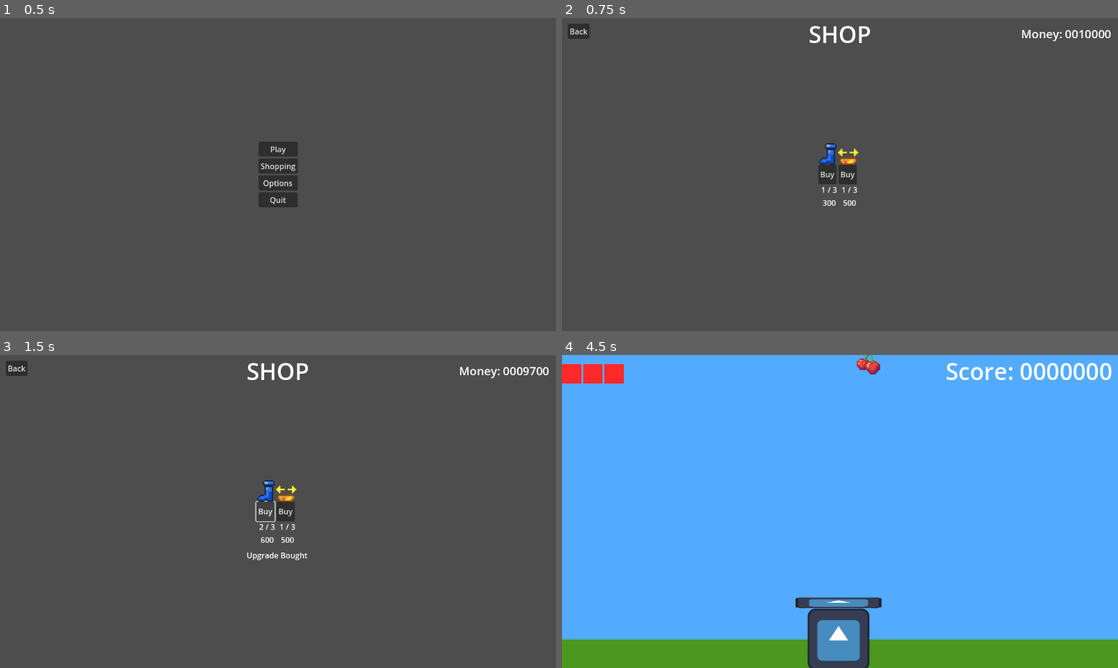
Above: before the commit, frames 1-4 (two rows, left to right).
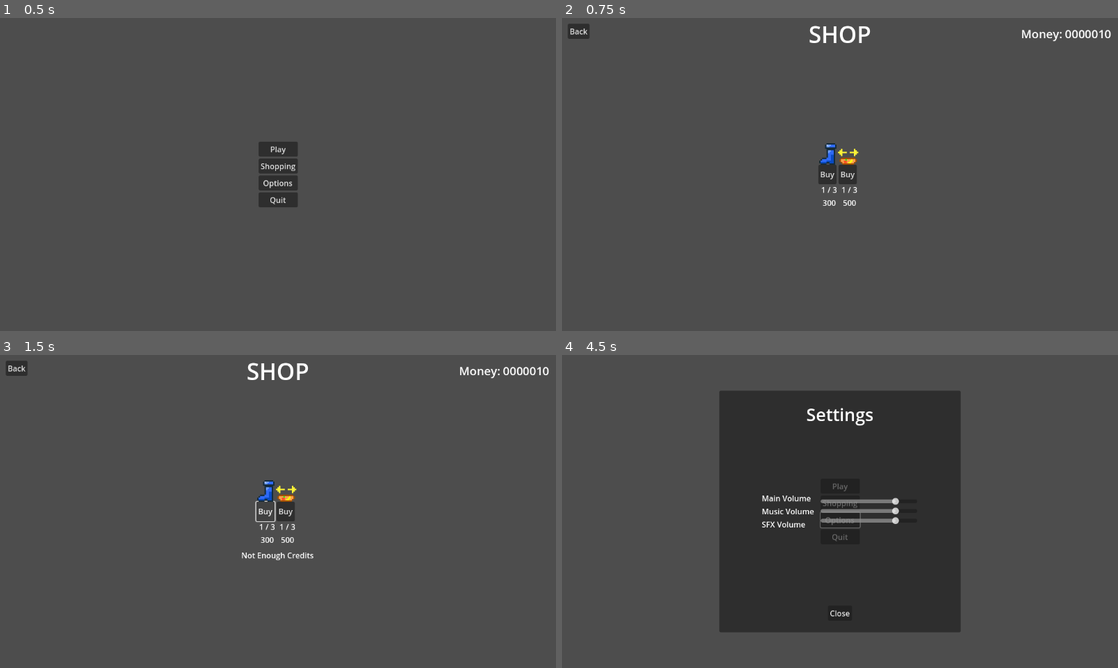
Above: after the commit, the same moments.

Repository: guilhermeSciascio00/FruitDrop
Game: Godot game, scene res://Scenes/main_menu.tscn
Same seed, same stepped clock (60 frames per second), same inputs: the game is played once before the commit and once after it. The engine's default icon, where the game draws it, is replaced by a stand-in: a white triangle on a blue panel in a dark square.
Inputs:
- Up to frame 1 (0.5 s): no input
- Up to frame 2 (0.75 s): click "Shopping" at 0.5 s
- Up to frame 3 (1.5 s): click "Buy" at 1.25 s
- Up to frame 4 (4.5 s): click "Buy" at 2 s; click "Back" at 2.75 s; click "Options" at 3.5 s; click "Play" at 4.25 s

Frame 1 is identical in both runs. In frame 2, less than 0.1% of the frame differs, in the area x 93-98%, y 3-7%; in frame 3, 0.2%; in frame 4, 99%, in the area x 0-100%, y 0-100%.

Commit message:
Game Menus
Now the game has all menus, settings, game over and pause. The only one that isn't fully working yet is the settings
menu, because the buses still have to be modified when the sliders change. Despite that, everything else is fully
functional.

Diff:
--- a/fruit-drop/Scenes/game_scene.tscn
+++ b/fruit-drop/Scenes/game_scene.tscn
@@ -6,6 +6,7 @@
 [ext_resource type="PackedScene" uid="uid://l6ixcys8qwp6" path="res://Scenes/player.tscn" id="2_b6fju"]
 [ext_resource type="PackedScene" uid="uid://3co0fhih7al" path="res://Scenes/Item_cleaner.tscn" id="3_6h5vk"]
 [ext_resource type="Texture2D" uid="uid://dach7doks42md" path="res://Sprites/fruibowl.png" id="3_rgj8m"]
+[ext_resource type="PackedScene" uid="uid://1xmxt0xu4edn" path="res://Scenes/in_game_menus.tscn" id="4_2fmhe"]
 
 [node name="GameScene" type="Node2D"]
 script = ExtResource("1_fiftr")
@@ -83,6 +84,8 @@
 texture = ExtResource("3_rgj8m")
 expand_mode = 4
 
+[node name="inGameMenus" parent="GameUI/CanvasLayer" instance=ExtResource("4_2fmhe")]
+
 [node name="ItemSpawner" parent="." instance=ExtResource("1_x87qo")]
 spawn_offset = 80.0
 
@@ -94,6 +97,8 @@
 [node name="ItemCleaner" parent="." instance=ExtResource("3_6h5vk")]
 position = Vector2(0, 794)
 
+[connection signal="on_game_paused" from="." to="GameUI/CanvasLayer/inGameMenus" method="_on_game_scene_on_game_paused"]
 [connection signal="on_damage_taken" from="Player" to="." method="_on_player_on_damage_taken"]
+[connection signal="on_game_over" from="Player" to="GameUI/CanvasLayer/inGameMenus" method="_on_player_on_game_over"]
 [connection signal="on_game_over" from="Player" to="ItemSpawner" method="_on_player_on_game_over"]
 [connection signal="on_powerup_taken" from="Player" to="." method="_on_player_on_powerup_taken"]
--- /dev/null
+++ b/fruit-drop/Scenes/in_game_menus.tscn
@@ -0,0 +1,122 @@
+[gd_scene load_steps=2 format=3 uid="uid://1xmxt0xu4edn"]
+
+[ext_resource type="Script" uid="uid://8cbn5ehdg1bv" path="res://Scripts/in_game_menus.gd" id="1_ubkrn"]
+
+[node name="inGameMenus" type="Control"]
+layout_mode = 3
+anchors_preset = 15
+anchor_right = 1.0
+anchor_bottom = 1.0
+grow_horizontal = 2
+grow_vertical = 2
+script = ExtResource("1_ubkrn")
+
+[node name="PauseMenu" type="MarginContainer" parent="."]
+visible = false
+layout_mode = 1
+anchors_preset = 15
+anchor_right = 1.0
+anchor_bottom = 1.0
+grow_horizontal = 2
+grow_vertical = 2
+theme_override_constants/margin_top = 0
+
+[node name="MenuBG" type="Panel" parent="PauseMenu"]
+layout_mode = 2
+
+[node name="MarginContainer" type="MarginContainer" parent="PauseMenu"]
+layout_mode = 2
+theme_override_constants/margin_top = 24
+
+[node name="MenuTitle" type="RichTextLabel" parent="PauseMenu/MarginContainer"]
+custom_minimum_size = Vector2(450, 100)
+layout_mode = 2
+size_flags_horizontal = 4
+size_flags_vertical = 0
+theme_override_font_sizes/normal_font_size = 48
+text = "Game paused"
+autowrap_mode = 0
+horizontal_alignment = 1
+
+[node name="VBoxContainer" type="VBoxContainer" parent="PauseMenu/MarginContainer"]
+custom_minimum_size = Vector2(200, 200)
+layout_mode = 2
+size_flags_horizontal = 4
+size_flags_vertical = 4
+
+[node name="ResumeBTN" type="Button" parent="PauseMenu/MarginContainer/VBoxContainer"]
+layout_mode = 2
+theme_override_font_sizes/font_size = 24
+text = "Resume"
+
+[node name="RestartBTN" type="Button" parent="PauseMenu/MarginContainer/VBoxContainer"]
+layout_mode = 2
+theme_override_font_sizes/font_size = 24
+text = "Restart"
+
+[node name="BackToMenuBTN" type="Button" parent="PauseMenu/MarginContainer/VBoxContainer"]
+layout_mode = 2
+theme_override_font_sizes/font_size = 24
+text = "Back to Menu"
+
+[node name="Warning" type="RichTextLabel" parent="PauseMenu/MarginContainer/VBoxContainer"]
+visible = false
+custom_minimum_size = Vector2(200, 50)
+layout_mode = 2
+theme_override_font_sizes/normal_font_size = 18
+text = "Current progress will be lost"
+fit_content = true
+autowrap_mode = 2
+
+[node name="GameOver" type="MarginContainer" parent="."]
+visible = false
+layout_mode = 1
+anchors_preset = 15
+anchor_right = 1.0
+anchor_bottom = 1.0
+grow_horizontal = 2
+grow_vertical = 2
+theme_override_constants/margin_top = 0
+
+[node name="MenuBG" type="Panel" parent="GameOver"]
+layout_mode = 2
+
+[node name="MarginContainer" type="MarginContainer" parent="GameOver"]
+layout_mode = 2
+theme_override_constants/margin_top = 24
+
+[node name="MenuTitle" type="RichTextLabel" parent="GameOver/MarginContainer"]
+custom_minimum_size = Vector2(450, 100)
+layout_mode = 2
+size_flags_horizontal = 4
+size_flags_vertical = 0
+theme_override_font_sizes/normal_font_size = 48
+text = "Game Over !"
+autowrap_mode = 0
+horizontal_alignment = 1
+
+[node name="VBoxContainer" type="VBoxContainer" parent="GameOver/MarginContainer"]
+custom_minimum_size = Vector2(200, 200)
+layout_mode = 2
+size_flags_horizontal = 4
+size_flags_vertical = 4
+
+[node name="RestartBTN" type="Button" parent="GameOver/MarginContainer/VBoxContainer"]
+layout_mode = 2
+theme_override_font_sizes/font_size = 24
+text = "Play Again"
+
+[node name="BackToMenuBTN" type="Button" parent="GameOver/MarginContainer/VBoxContainer"]
+layout_mode = 2
+theme_override_font_sizes/font_size = 24
+text = "Back to Menu"
+
+[connection signal="pressed" from="PauseMenu/MarginContainer/VBoxContainer/ResumeBTN" to="." method="_on_resume_btn_pressed"]
+[connection signal="mouse_entered" from="PauseMenu/MarginContainer/VBoxContainer/RestartBTN" to="." method="_on_restart_btn_mouse_entered"]
+[connection signal="mouse_exited" from="PauseMenu/MarginContainer/VBoxContainer/RestartBTN" to="." method="_on_restart_btn_mouse_exited"]
+[connection signal="pressed" from="PauseMenu/MarginContainer/VBoxContainer/RestartBTN" to="." method="_on_restart_btn_pressed"]
+[connection signal="mouse_entered" from="PauseMenu/MarginContainer/VBoxContainer/BackToMenuBTN" to="." method="_on_back_to_menu_btn_mouse_entered"]
+[connection signal="mouse_exited" from="PauseMenu/MarginContainer/VBoxContainer/BackToMenuBTN" to="." method="_on_back_to_menu_btn_mouse_exited"]
+[connection signal="pressed" from="PauseMenu/MarginContainer/VBoxContainer/BackToMenuBTN" to="." method="_on_back_to_menu_btn_pressed"]
+[connection signal="pressed" from="GameOver/MarginContainer/VBoxContainer/RestartBTN" to="." method="_on_restart_btn_pressed"]
+[connection signal="pressed" from="GameOver/MarginContainer/VBoxContainer/BackToMenuBTN" to="." method="_on_back_to_menu_btn_pressed"]
--- a/fruit-drop/Scenes/main_menu.tscn
+++ b/fruit-drop/Scenes/main_menu.tscn
@@ -21,21 +21,104 @@
 grow_vertical = 2
 alignment = 1
 
-[node name="Button" type="Button" parent="CanvasLayer/VBoxContainer"]
+[node name="PlayBTN" type="Button" parent="CanvasLayer/VBoxContainer"]
 layout_mode = 2
 text = "Play"
 
-[node name="Button2" type="Button" parent="CanvasLayer/VBoxContainer"]
+[node name="ShoppingBTN" type="Button" parent="CanvasLayer/VBoxContainer"]
 layout_mode = 2
 text = "Shopping"
 
-[node name="Button3" type="Button" parent="CanvasLayer/VBoxContainer"]
+[node name="OptionsBTN" type="Button" parent="CanvasLayer/VBoxContainer"]
 layout_mode = 2
 text = "Options"
 
-[node name="Button4" type="Button" parent="CanvasLayer/VBoxContainer"]
+[node name="QuitBTN" type="Button" parent="CanvasLayer/VBoxContainer"]
 layout_mode = 2
 text = "Quit"
 
-[connection signal="pressed" from="CanvasLayer/VBoxContainer/Button" to="." method="_on_button_pressed"]
-[connection signal="pressed" from="CanvasLayer/VBoxContainer/Button2" to="." method="_on_button_2_pressed"]
+[node name="SettingsMenu" type="MarginContainer" parent="CanvasLayer"]
+visible = false
+anchors_preset = 15
+anchor_right = 1.0
+anchor_bottom = 1.0
+grow_horizontal = 2
+grow_vertical = 2
+
+[node name="SettingsPopUp" type="Panel" parent="CanvasLayer/SettingsMenu"]
+custom_minimum_size = Vector2(500, 500)
+layout_mode = 2
+size_flags_horizontal = 4
+size_flags_vertical = 4
+
+[node name="MarginContainer" type="MarginContainer" parent="CanvasLayer/SettingsMenu/SettingsPopUp"]
+layout_mode = 1
+anchors_preset = 15
+anchor_right = 1.0
+anchor_bottom = 1.0
+grow_horizontal = 2
+grow_vertical = 2
+theme_override_constants/margin_top = 24
+theme_override_constants/margin_bottom = 24
+
+[node name="RichTextLabel" type="RichTextLabel" parent="CanvasLayer/SettingsMenu/SettingsPopUp/MarginContainer"]
+layout_mode = 2
+theme_override_font_sizes/normal_font_size = 36
+text = "Settings"
+horizontal_alignment = 1
+
+[node name="HBoxContainer" type="HBoxContainer" parent="CanvasLayer/SettingsMenu/SettingsPopUp/MarginContainer"]
+layout_mode = 2
+size_flags_horizontal = 4
+size_flags_vertical = 4
+
+[node name="SlidersLabels" type="VBoxContainer" parent="CanvasLayer/SettingsMenu/SettingsPopUp/MarginContainer/HBoxContainer"]
+custom_minimum_size = Vector2(117.595, 50)
+layout_mode = 2
+size_flags_horizontal = 4
+size_flags_vertical = 4
+
+[node name="MainVolume" type="RichTextLabel" parent="CanvasLayer/SettingsMenu/SettingsPopUp/MarginContainer/HBoxContainer/SlidersLabels"]
+custom_minimum_size = Vector2(50, 23)
+layout_mode = 2
+text = "Main Volume"
+
+[node name="MusicVolume" type="RichTextLabel" parent="CanvasLayer/SettingsMenu/SettingsPopUp/MarginContainer/HBoxContainer/SlidersLabels"]
+custom_minimum_size = Vector2(50, 23)
+layout_mode = 2
+text = "Music Volume"
+
+[node name="SfxVolume" type="RichTextLabel" parent="CanvasLayer/SettingsMenu/SettingsPopUp/MarginContainer/HBoxContainer/SlidersLabels"]
+custom_minimum_size = Vector2(50, 23)
+layout_mode = 2
+text = "SFX Volume"
+
+[node name="VolumeSliders" type="VBoxContainer" parent="CanvasLayer/SettingsMenu/SettingsPopUp/MarginContainer/HBoxContainer"]
+custom_minimum_size = Vector2(200, 50)
+layout_mode = 2
+size_flags_horizontal = 4
+size_flags_vertical = 4
+
+[node name="HSlider" type="HSlider" parent="CanvasLayer/SettingsMenu/SettingsPopUp/MarginContainer/HBoxContainer/VolumeSliders"]
+layout_mode = 2
+value = 80.0
+
+[node name="HSlider2" type="HSlider" parent="CanvasLayer/SettingsMenu/SettingsPopUp/MarginContainer/HBoxContainer/VolumeSliders"]
+layout_mode = 2
+value = 80.0
+
+[node name="HSlider3" type="HSlider" parent="CanvasLayer/SettingsMenu/SettingsPopUp/MarginContainer/HBoxContainer/VolumeSliders"]
+layout_mode = 2
+value = 80.0
+
+[node name="CloseBTN" type="Button" parent="CanvasLayer/SettingsMenu/SettingsPopUp/MarginContainer"]
+layout_mode = 2
+size_flags_horizontal = 4
+size_flags_vertical = 8
+text = "Close"
+
+[connection signal="pressed" from="CanvasLayer/VBoxContainer/PlayBTN" to="." method="_on_playBTN_pressed"]
+[connection signal="pressed" from="CanvasLayer/VBoxContainer/ShoppingBTN" to="." method="_on_shoppingBTN_pressed"]
+[connection signal="pressed" from="CanvasLayer/VBoxContainer/OptionsBTN" to="." method="_on_optionsBTN_pressed"]
+[connection signal="pressed" from="CanvasLayer/VBoxContainer/QuitBTN" to="." method="_on_quitBTN_pressed"]
+[connection signal="pressed" from="CanvasLayer/SettingsMenu/SettingsPopUp/MarginContainer/CloseBTN" to="." method="_on_close_btn_pressed"]
--- a/fruit-drop/Scripts/GameScene.gd
+++ b/fruit-drop/Scripts/GameScene.gd
@@ -9,10 +9,16 @@
 @onready var speed_pw: TextureRect = $GameUI/CanvasLayer/Powerups/Speed_PW
 @onready var size_pw: TextureRect = $GameUI/CanvasLayer/Powerups/Size_PW
 
+signal on_game_paused
+
 func _ready() -> void:
 	CurrencyManager.on_score_added.connect(update_score)
 	update_score()
 	lives_container = lives.get_children() if lives.get_child_count() > 0 else []
+
+func _process(_delta: float) -> void:
+	if Input.is_action_just_pressed("GamePause"):
+		pause_game()
 
 func update_score() -> void:
 	score_text.text = "Score: %s " % str(CurrencyManager.current_score).pad_zeros(7)
@@ -39,3 +45,11 @@
 			speed_pw.visible = !turnOff
 		ItemRes.powerup_types.SIZE_INCREASE:
 			size_pw.visible = !turnOff
+
+func pause_game() -> void:
+	if Engine.time_scale == 1:
+		on_game_paused.emit()
+		Engine.time_scale = 0
+	else:
+		on_game_paused.emit()
+		Engine.time_scale = 1
--- a/fruit-drop/Scripts/currency_manager.gd
+++ b/fruit-drop/Scripts/currency_manager.gd
@@ -2,7 +2,7 @@
 
 var current_score : int = 0
 var high_score : int = 0
-var money_amount : int = 10000
+var money_amount : int = 10
 
 const MAX_SCORE_ADD : int = 500
 const MAX_SCORE_CAP : int = 9999999
@@ -19,3 +19,6 @@
 
 	if current_score < 0 or current_score - score_amount < 0:
 		current_score = 0
+
+func reset_score() -> void:
+	current_score = 0
--- /dev/null
+++ b/fruit-drop/Scripts/in_game_menus.gd
@@ -0,0 +1,49 @@
+class_name InGameMenus extends Control
+
+#references
+@onready var warning: RichTextLabel = $PauseMenu/MarginContainer/VBoxContainer/Warning
+@onready var main_menu_scene : PackedScene = load("res://Scenes/main_menu.tscn")
+@onready var pause_menu: MarginContainer = $PauseMenu
+@onready var game_over: MarginContainer = $GameOver
+
+
+func _on_restart_btn_mouse_entered() -> void:
+	show_hide_warning_text()
+
+func _on_restart_btn_mouse_exited() -> void:
+	show_hide_warning_text()
+
+func _on_back_to_menu_btn_mouse_entered() -> void:
+	show_hide_warning_text()
+
+func _on_back_to_menu_btn_mouse_exited() -> void:
+	show_hide_warning_text()
+
+func show_hide_warning_text() -> void:
+	warning.visible = !warning.visible
+
+func _on_resume_btn_pressed() -> void:
+	Engine.time_scale = 1
+	show_hide_pause_menu()
+
+func _on_back_to_menu_btn_pressed() -> void:
+	get_tree().change_scene_to_packed(main_menu_scene)
+	Engine.time_scale = 1
+	CurrencyManager.reset_score()
+
+func _on_restart_btn_pressed() -> void:
+	get_tree().reload_current_scene()
+	Engine.time_scale = 1
+	CurrencyManager.reset_score()
+
+func show_hide_pause_menu() -> void:
+	pause_menu.visible = !pause_menu.visible
+
+func show_hide_game_over() -> void:
+	game_over.visible = !game_over.visible
+
+func _on_game_scene_on_game_paused() -> void:
+	show_hide_pause_menu()
+
+func _on_player_on_game_over() -> void:
+	show_hide_game_over()
--- a/fruit-drop/Scripts/main_menu.gd
+++ b/fruit-drop/Scripts/main_menu.gd
@@ -1,7 +1,21 @@
 extends Node2D
 
-func _on_button_pressed() -> void:
+@onready var settings_menu: MarginContainer = $CanvasLayer/SettingsMenu
+
+func _on_playBTN_pressed() -> void:
 	get_tree().change_scene_to_packed(SceneManager.game_scene)
 
-func _on_button_2_pressed() -> void:
+func _on_shoppingBTN_pressed() -> void:
 	get_tree().change_scene_to_packed(SceneManager.shopping_scene)
+
+func _on_optionsBTN_pressed() -> void:
+	show_hide_settings_menu()
+
+func _on_quitBTN_pressed() -> void:
+	get_tree().quit()
+
+func show_hide_settings_menu() -> void:
+	settings_menu.visible = !settings_menu.visible
+
+func _on_close_btn_pressed() -> void:
+	show_hide_settings_menu()
--- a/fruit-drop/project.godot
+++ b/fruit-drop/project.godot
@@ -24,6 +24,7 @@
 [display]
 
 window/stretch/mode="viewport"
+window/stretch/aspect="expand"
 
 [input]
 
@@ -39,6 +40,11 @@
 , Object(InputEventKey,"resource_local_to_scene":false,"resource_name":"","device":-1,"window_id":0,"alt_pressed":false …(186 unchanged characters)…
 ]
 }
+GamePause={
+"deadzone": 0.2,
+"events": [Object(InputEventKey,"resource_local_to_scene":false,"resource_name":"","device":-1,"window_id":0,"alt_pressed":false,"shift_pressed":false,"ctrl_pressed":false,"meta_pressed":false,"pressed":false,"keycode":0,"physical_keycode":80,"key_label":0,"unicode":112,"location":0,"echo":false,"script":null)
+]
+}
 
 [layer_names]
 
Not shown: 1 places in fruit-drop/Scenes/game_scene.tscn that only renumber resources
Not shown, added: fruit-drop/Scripts/in_game_menus.gd.uid
